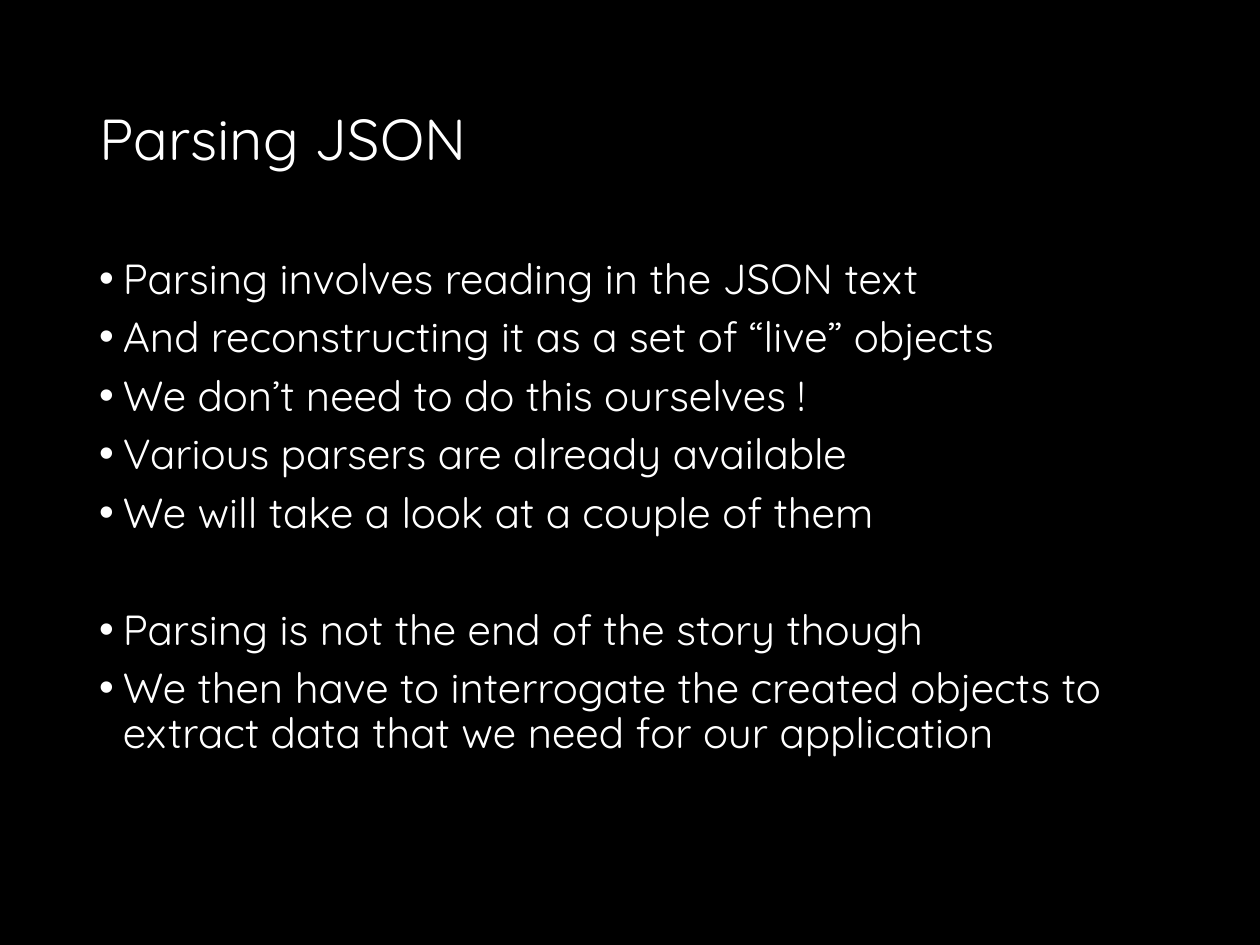
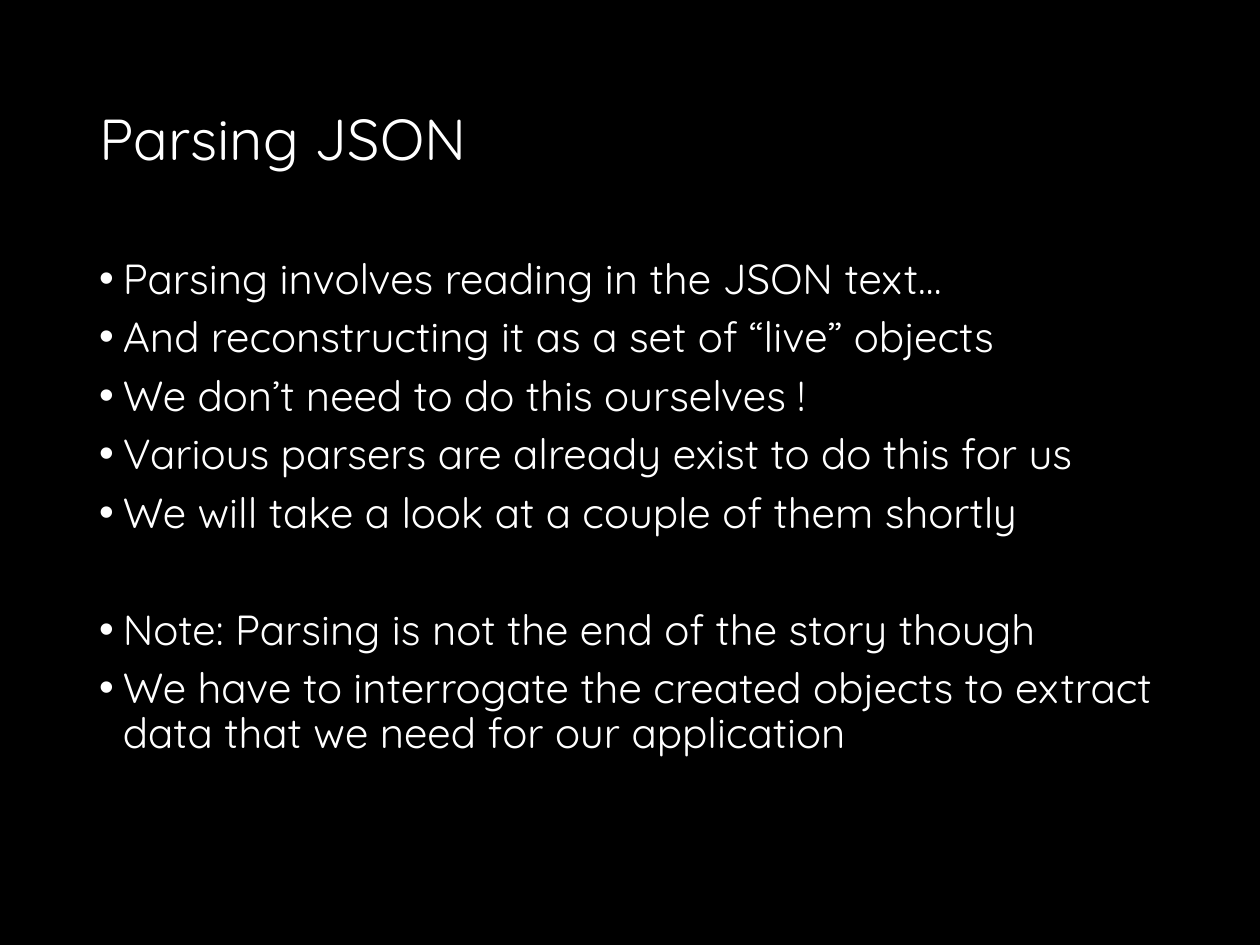
Before and after one commit to drslock/SPE2018, a slide deck: slide 7 of Lecture Slides/16 Spring JSON.pptx. Drawn at 1260x945 pixels with LibreOffice and Linux fonts; fonts in the diff are those of the drawing. Boxes give left, top, right and bottom in pixels: in the first picture for what was removed or moved away, otherwise in the second. Text is boxed around its words. In the diff, an @@ line names an element or a change of style, - is before the commit and + after.

Commit message:
Tweaks

```diff
--- a/Lecture Slides/16 Spring JSON.pptx
+++ b/Lecture Slides/16 Spring JSON.pptx
@@ text at bbox=[123, 263, 942, 303]: text changed @@
-• Parsing involves reading in the JSON text
+• Parsing involves reading in the JSON text…
@@ text at bbox=[123, 438, 1151, 757]: text changed @@
-• Various parsers are already available
-• We will take a look at a couple of them
-• Parsing is not the end of the story though
-• We then have to interrogate the created objects to extract data that we need for our application
+• Various parsers are already exist to do this for us
+• We will take a look at a couple of them shortly
+• Note: Parsing is not the end of the story though
+• We have to interrogate the created objects to extract data that we need for our application
```
Also in this commit, not shown: 4 other slides changed, 2 slides added, 2 slides removed.
